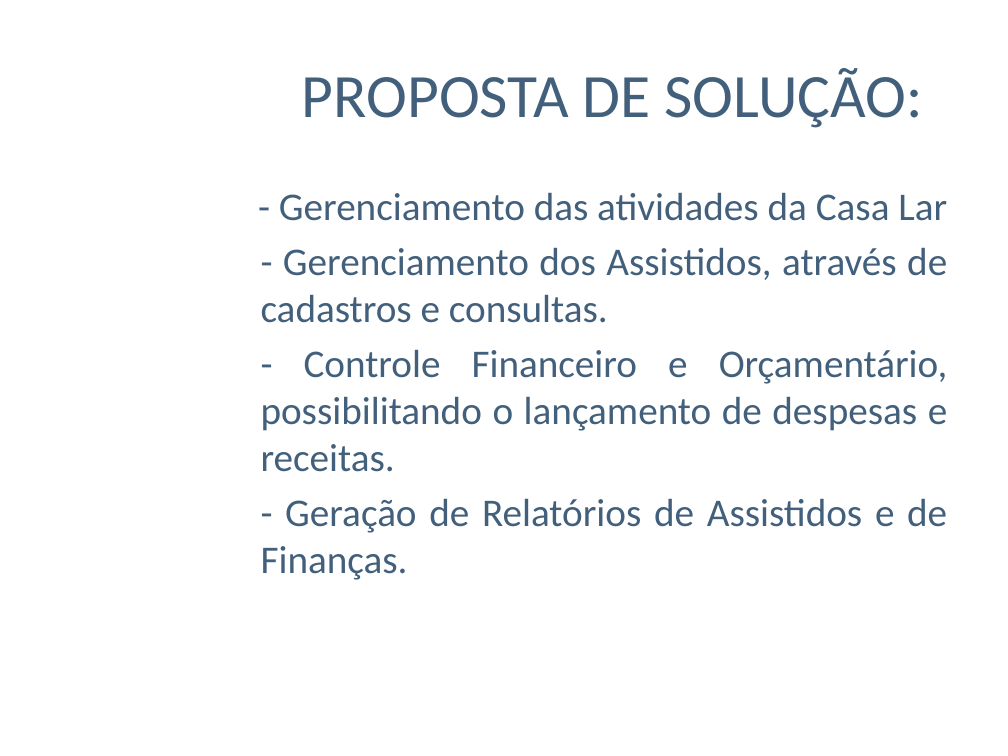
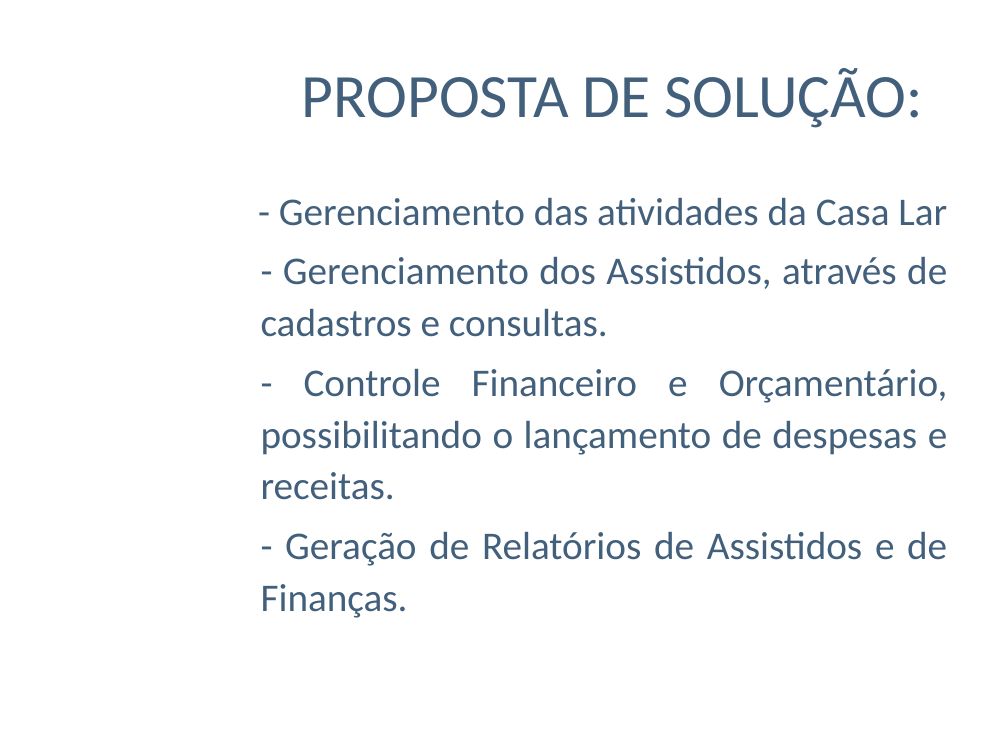
Before and after one commit to ViniciusConsultor/sistema-gestao-social, a slide deck: slide 4 of 6- Gerencia de Projetos/6.5 - Apresentacoes/SGS – SISTEMA DE GESTÃO SOCIAL (03-12).pptx. Drawn at 1008x756 pixels with LibreOffice and Linux fonts; fonts in the diff are those of the drawing; background and template pictures are left out. Boxes give left, top, right and bottom in pixels: in the first picture for what was removed or moved away, otherwise in the second. Text is boxed around its words. In the diff, an @@ line names an element or a change of style, - is before the commit and + after.

```diff
--- a/6- Gerencia de Projetos/6.5 - Apresentacoes/SGS – SISTEMA DE GESTÃO SOCIAL (03-12).pptx
+++ b/6- Gerencia de Projetos/6.5 - Apresentacoes/SGS – SISTEMA DE GESTÃO SOCIAL (03-12).pptx
@@ text "- Gerenciamento das atividades da ..." at <box>261,197,948,618</box>: line spacing 1 to 1.1 @@
```
Also in this commit, not shown: 2 other slides changed, 7 other files.
